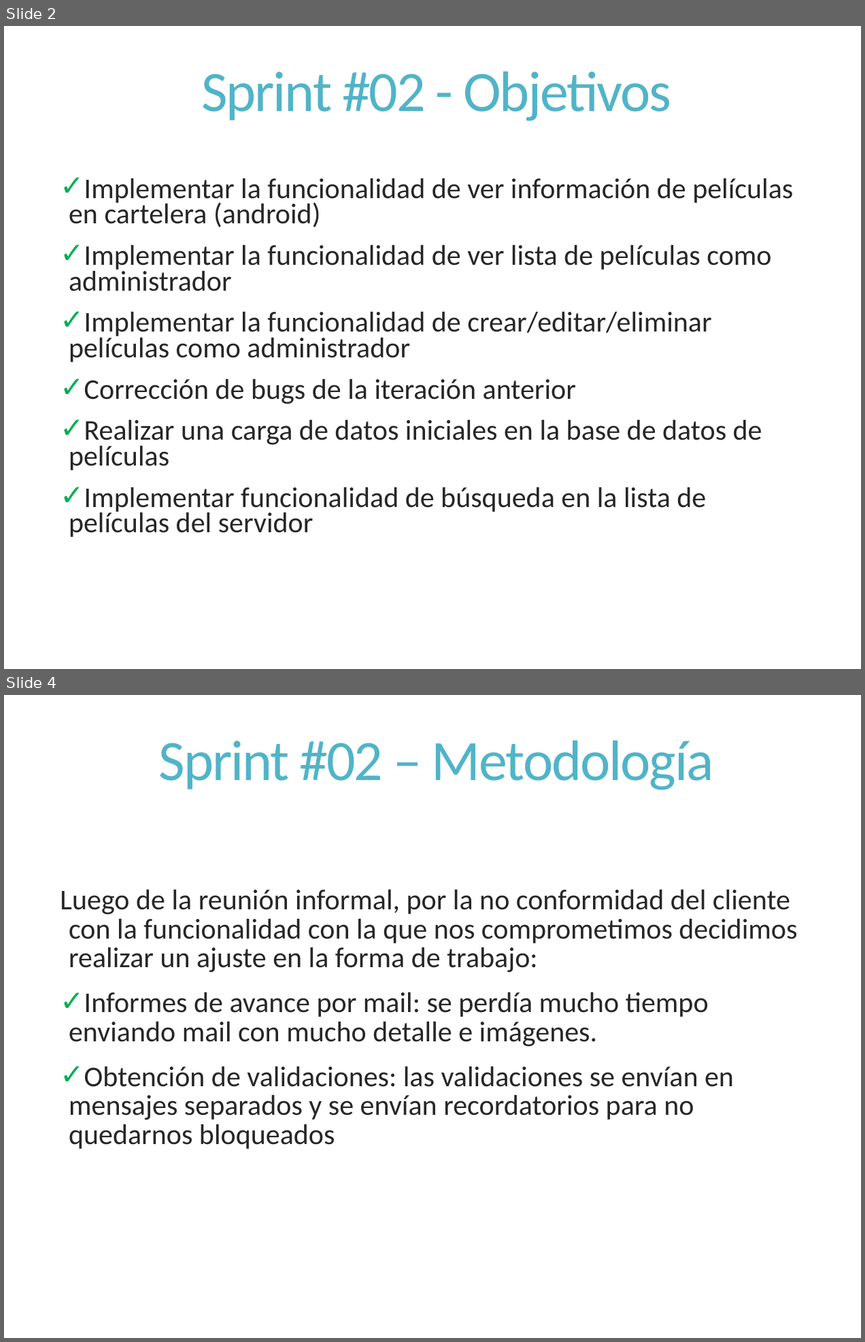
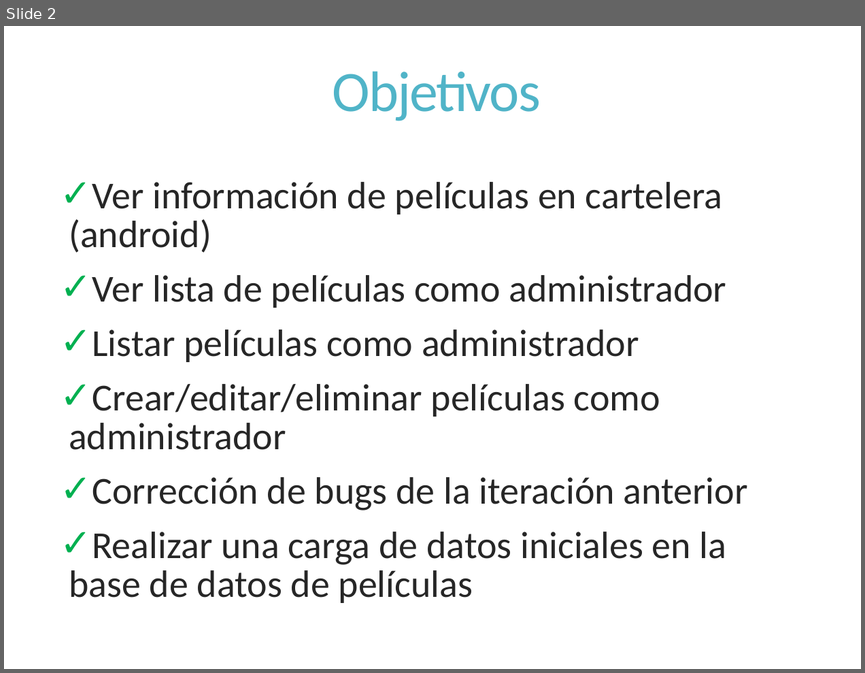
Before and after one commit to dschenkelman/a-malazan-wolvering, a slide deck: docs/Reuniones/Sprint 2/Reunion Formal 2013-09-30/Reunion formal 2013-09-30.pptx. Shown one above the other, each under a label of ours: slides 2 and 4 before the commit, slide 2 after it; the slides between them are not shown. The pictures are 865x1342 and 865x673 pixels, drawn with LibreOffice and Linux fonts; fonts in the diff are those of the drawing. Boxes give left, top, right and bottom in pixels: in the first picture for what was removed or moved away, otherwise in the second. Text is boxed around its words. In the diff, an @@ line names an element or a change of style, - is before the commit and + after.

Commit message:
# Updated Reunion Formal 2013-09-30/Reunion formal 2013-09-30.pptx

```diff
--- a/docs/Reuniones/Sprint 2/Reunion Formal 2013-09-30/Reunion formal 2013-09-30.pptx
+++ b/docs/Reuniones/Sprint 2/Reunion Formal 2013-09-30/Reunion formal 2013-09-30.pptx
@@ slide 4 removed at box(4, 695, 861, 1338), background #FFFFFF @@
@@ title removed at box(159, 740, 714, 790) @@
-Sprint #02 – Metodología
@@ text removed at box(60, 889, 797, 1149) @@
-Luego de la reunión informal, por la no conformidad del cliente con la funcionalidad con la que nos comprometimos decidimos realizar un ajuste en la forma de trabajo:
-✓ Informes de avance por mail: se perdía mucho tiempo enviando mail con mucho detalle e imágenes.
-✓ Obtención de validaciones: las validaciones se envían en mensajes separados y se envían recordatorios para no quedarnos bloqueados
@@ slide 2 changed as well @@
@@ title at box(332, 71, 541, 121): text changed @@
-Sprint #02 - Objetivos
+Objetivos
@@ text at box(69, 182, 727, 450): text changed; size 24 to 32 pt @@
-✓ Implementar la funcionalidad de ver información de películas en cartelera (android)
-✓ Implementar la funcionalidad de ver lista de películas como administrador
-✓ Implementar la funcionalidad de crear/editar/eliminar películas como administrador
+✓ Ver información de películas en cartelera (android)
+✓ Ver lista de películas como administrador
+✓ Listar películas como administrador
+✓ Crear/editar/eliminar películas como administrador
@@ text at box(69, 487, 706, 537): paragraph removed @@
-✓ Implementar funcionalidad de búsqueda en la lista de películas del servidor
@@ text at box(69, 477, 748, 603): size 24 to 32 pt in "Corrección de bugs de la iteración anterior", "Realizar una carga de datos iniciales en ..."; line spacing 0.75 to 0.85 @@
```
Also in this commit, not shown: 8 other slides changed, 1 slide added, 1 other slide removed.
